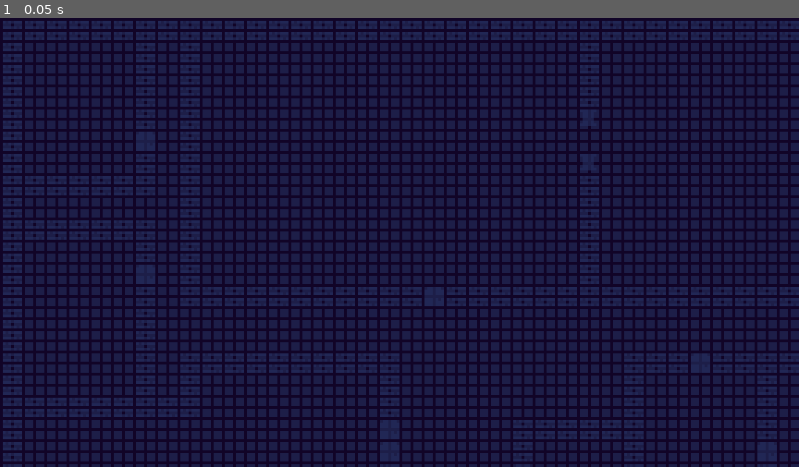
Above: before the commit, frame 1.
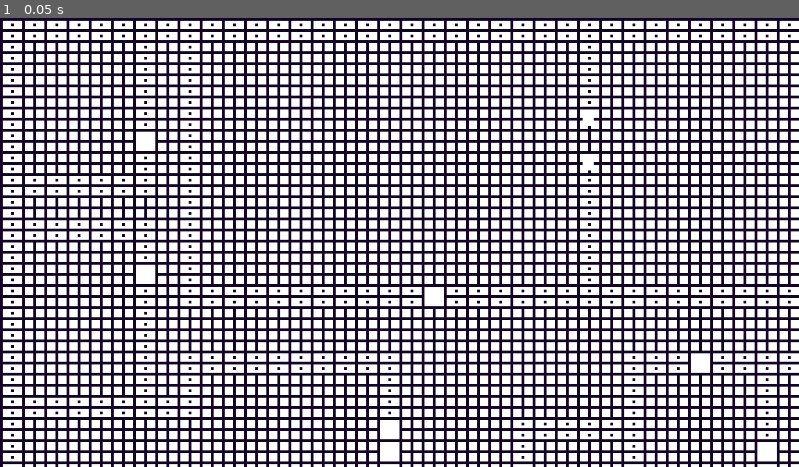
Above: after the commit, the same moment.

Repository: Hamblok0/Gremory
Game: Godot game, scene res://scenes/game.tscn
The game is run twice, just before and just after one commit, with the same random seed, the same clock (stepped at 60 frames per second) and the same inputs.
Inputs:
- Up to frame 1 (0.05 s): no input

The runs differ from the first frame. In frame 1, 65% of the frame differs, in the area x 0-100%, y 0-100%.
Error before the commit: Cannot call method 'set_cell' on a null value. (res://scripts/dungeon_creator.gd:17)
Error after the commit: Trying to assign value of type 'Node2D' to a variable of type 'TileMap'. (res://scripts/game.gd:5)

Commit message:
Detached some superflous stuff from the main scene, renamed the project to Gremory

Diff:
--- a/project.godot
+++ b/project.godot
@@ -10,7 +10,7 @@
 
 [application]
 
-config/name="test"
+config/name="Gremory"
 run/main_scene="res://scenes/game.tscn"
 config/features=PackedStringArray("4.4", "Forward Plus")
 config/icon="res://icon.svg"
--- a/scenes/game.tscn
+++ b/scenes/game.tscn
@@ -1,7 +1,6 @@
-[gd_scene load_steps=4 format=4 uid="uid://68qw2afyo6ra"]
+[gd_scene load_steps=3 format=4 uid="uid://68qw2afyo6ra"]
 
 [ext_resource type="Script" uid="uid://dpx2byri8ooka" path="res://scripts/game.gd" id="1_nrhol"]
-[ext_resource type="Script" uid="uid://bl0poarjp0rsl" path="res://scripts/dungeon_creator.gd" id="3_cfg7j"]
 [ext_resource type="TileSet" uid="uid://cmnnwtp2xg4mq" path="res://resources/master_tile.tres" id="3_lnu2h"]
 
 [node name="Game" type="Node2D"]
@@ -10,9 +9,6 @@
 [node name="Darkness" type="CanvasModulate" parent="."]
 visible = false
 color = Color(0.141176, 0.176471, 0.360784, 0.627451)
-
-[node name="DungeonCreator" type="Node2D" parent="."]
-script = ExtResource("3_cfg7j")
 
 [node name="l1" type="Node2D" parent="."]
 
--- a/scripts/game.gd
+++ b/scripts/game.gd
@@ -2,12 +2,11 @@
 
 var player_scene: PackedScene = preload("res://scenes/player.tscn")
 @onready var canvas_darkness: CanvasModulate = $Darkness
-@onready var dungeon_creator: DungeonCreator = $DungeonCreator
-@onready var tiles: TileMap = $Tiles
+@onready var tiles: TileMap = $l1
 
 # Called when the node enters the scene tree for the first time.
 func _ready() -> void:
-	canvas_darkness.visible = true
+#	canvas_darkness.visible = true
 	spawn_player()
 	pass
 
@@ -18,10 +17,7 @@
 func spawn_player() -> void:
 	var rng: RandomNumberGenerator = RandomNumberGenerator.new()
 	var player: Player = player_scene.instantiate()
-	var rooms: Array = dungeon_creator.root_node.get_leaves()
-	var starting_room: Leaf = rooms[rng.randi_range(0, rooms.size() - 1)]
-	var center: Vector2i = starting_room.get_center()
 
-	player.position = tiles.map_to_local(Vector2i(center.x, center.y))
+	player.position = tiles.map_to_local(Vector2i(11, 6))
 	player.modulate = Color(0.478, 0, 0.478)
 	add_child(player)
